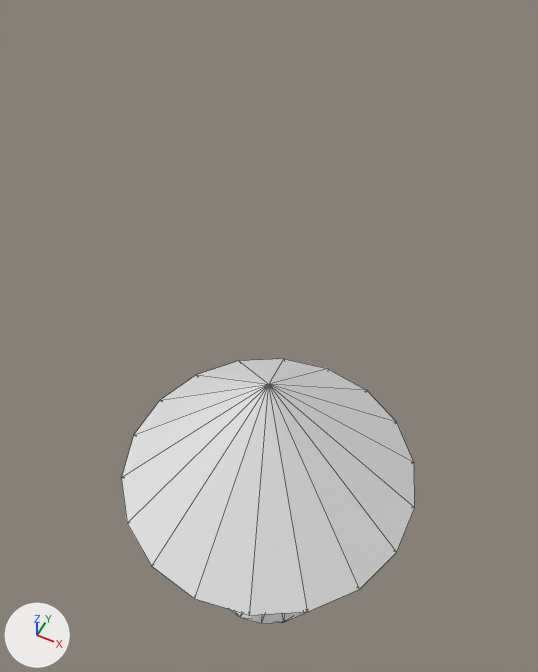
A saved change to the glTF model Hanamura/Content/Models/Tree.glb.
Rendered twice from a 50 mm camera at (1.21, -2.41, 5.81) aimed at (-0.13, 0.25, 2.48). Arrows for +X, +Y and +Z are at lower left; the lights stay in place. Mesh edges are drawn as thin lines. Vertices at the same position are counted once.
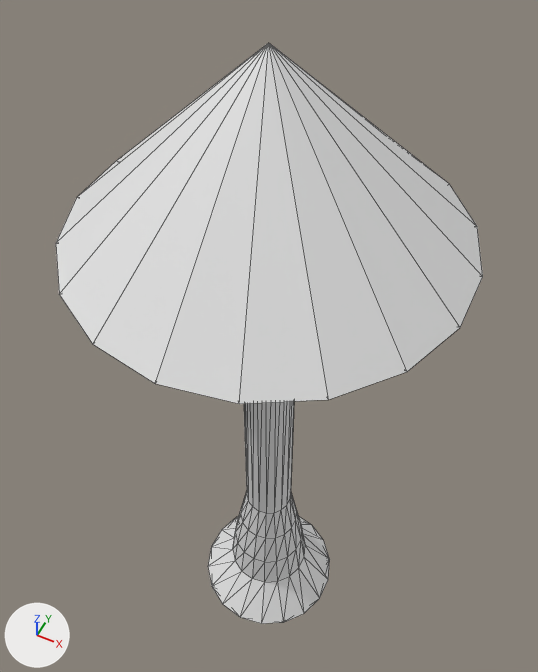
Location of each change, [x1, y1, x2, y2] in pixels of the pictures (538 x 672 px; the box of a moved part takes in the faces that stretch with it):
'Circle', reshaped (45% wider, 119% taller)
    before: [121, 359, 415, 624]
    after: [56, 43, 483, 624]
part 1 of me_circle_004, moved or reshaped
    before: [121, 359, 415, 615]
    after: [56, 43, 483, 513]

What changed in the scene script:
```text
Change me_circle_004:
    where me_circle_004.from_pydata(...)  # 145 vertices, 286 faces; spans x -0.98..0.98, y -0.99..0.99, z 0.0..2.37
    used by ob_circle; location = (0.0, 0.0, 0.0)
    me_circle_004 part 1: all 55 vertices in x -0.98..0.98, y -0.99..0.99, z 1.4..2.37 are moved by (0.0, 0.0, 2.08)
```
